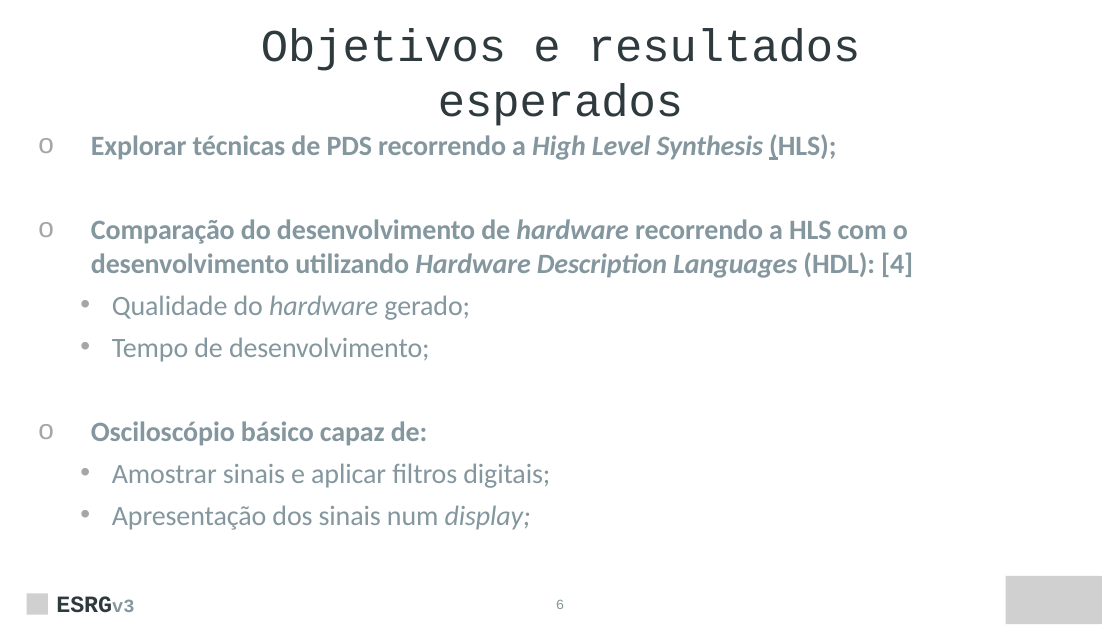
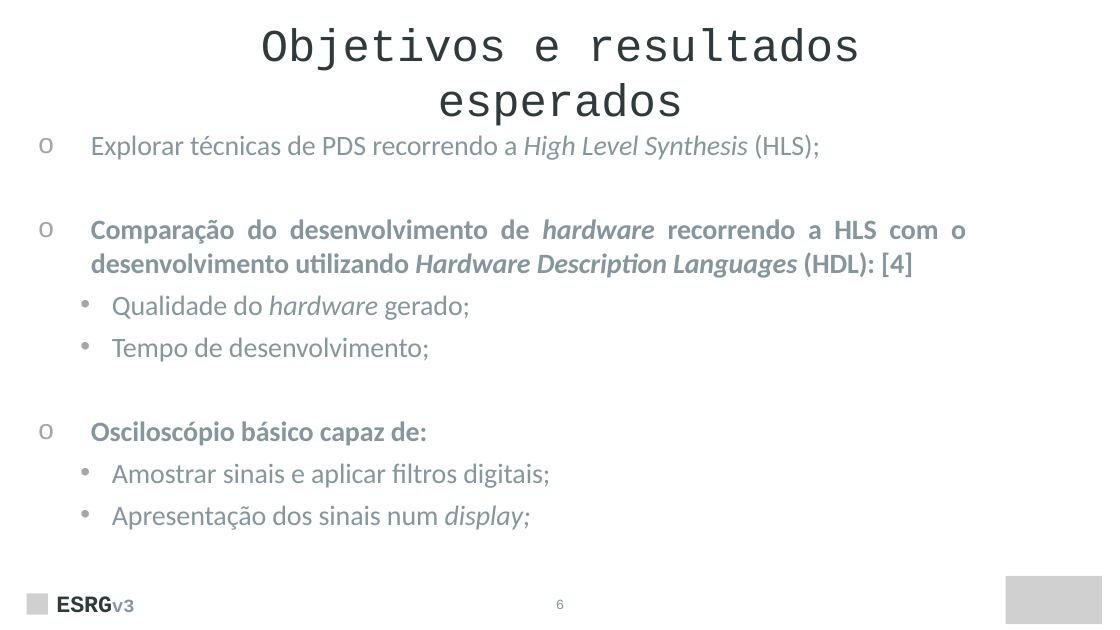
Before and after one commit to ESRGgroup9/oscilloscope_fpga, a slide deck: slide 6 of doc/presentations/first_presentation_20_4.pptx. Drawn at 1120x630 pixels with LibreOffice and Linux fonts; fonts in the diff are those of the drawing; grey boxes stand for pictures. Boxes give left, top, right and bottom in pixels: in the first picture for what was removed or moved away, otherwise in the second. Text is boxed around its words. In the diff, an @@ line names an element or a change of style, - is before the commit and + after.

```diff
--- a/doc/presentations/first_presentation_20_4.pptx
+++ b/doc/presentations/first_presentation_20_4.pptx
@@ text at [91, 135, 966, 278]: bold off in "Explorar técnicas de PDS recorrendo a High ..."; underline off in "(HLS);"; alignment left to justified @@
```
Also in this commit, not shown: 14 other slides changed, 1 slide added, 2 other files.
